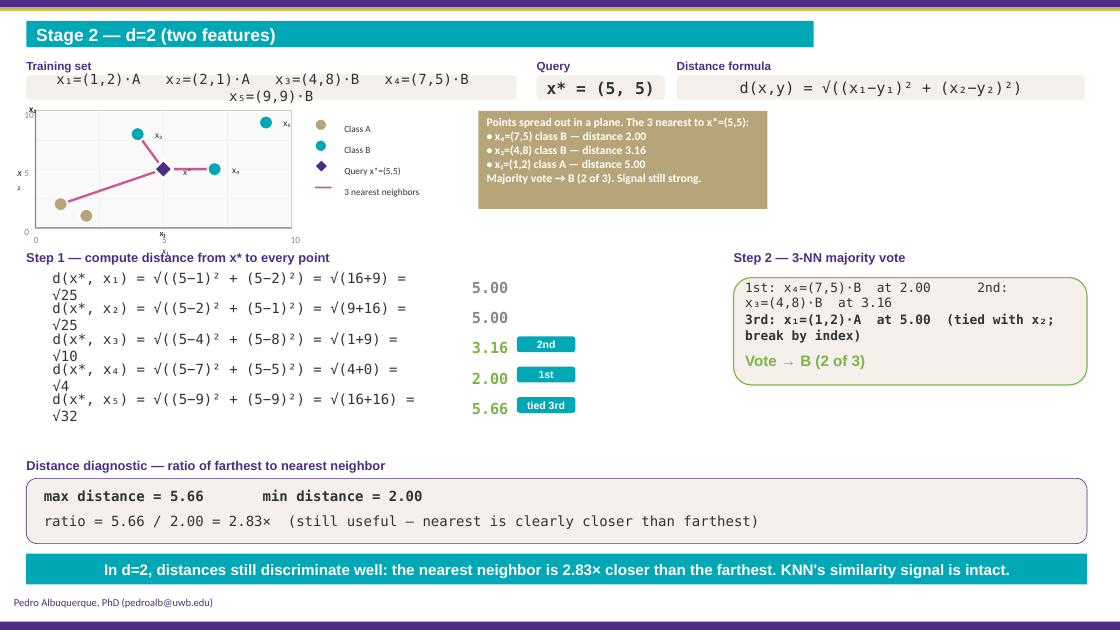
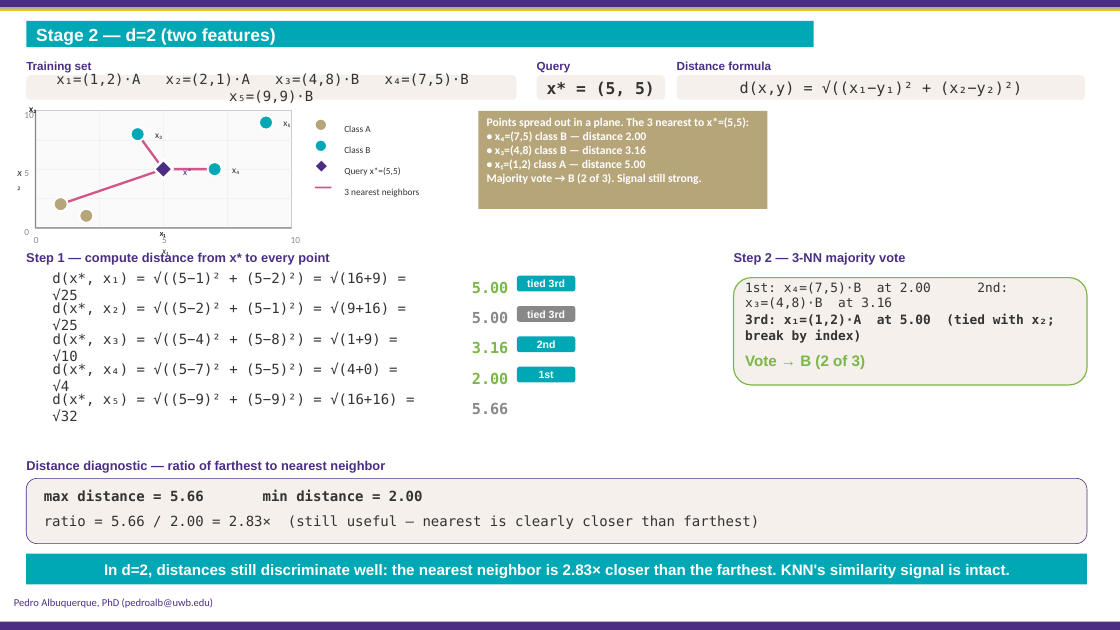
Before and after one commit to PedroBSB/BDATA412, a slide deck: slide 15 of 01 - Advanced Data Visualization.pptx. Drawn at 1120x630 pixels with LibreOffice and Linux fonts; fonts in the diff are those of the drawing; background and template pictures are left out. Boxes give left, top, right and bottom in pixels: in the first picture for what was removed or moved away, otherwise in the second. Text is boxed around its words. In the diff, an @@ line names an element or a change of style, - is before the commit and + after.

```diff
--- a/01 - Advanced Data Visualization.pptx
+++ b/01 - Advanced Data Visualization.pptx
@@ text "5.00" at (472,281,508,293): text colour #888888 to #7AB648 @@
@@ rounded rectangle "tied 3rd": place and size @@
-rounded rectangle "tied 3rd" at (517,397,575,413)
+rounded rectangle "tied 3rd" at (517,276,575,292)
@@ rounded rectangle added at (517,306,575,322), fill #888888, 9 pt, text #FFFFFF, bold @@
+tied 3rd
@@ text "5.66" at (472,403,508,414): text colour #7AB648 to #888888 @@
```
Also in this commit, not shown: 19 other slides changed.
